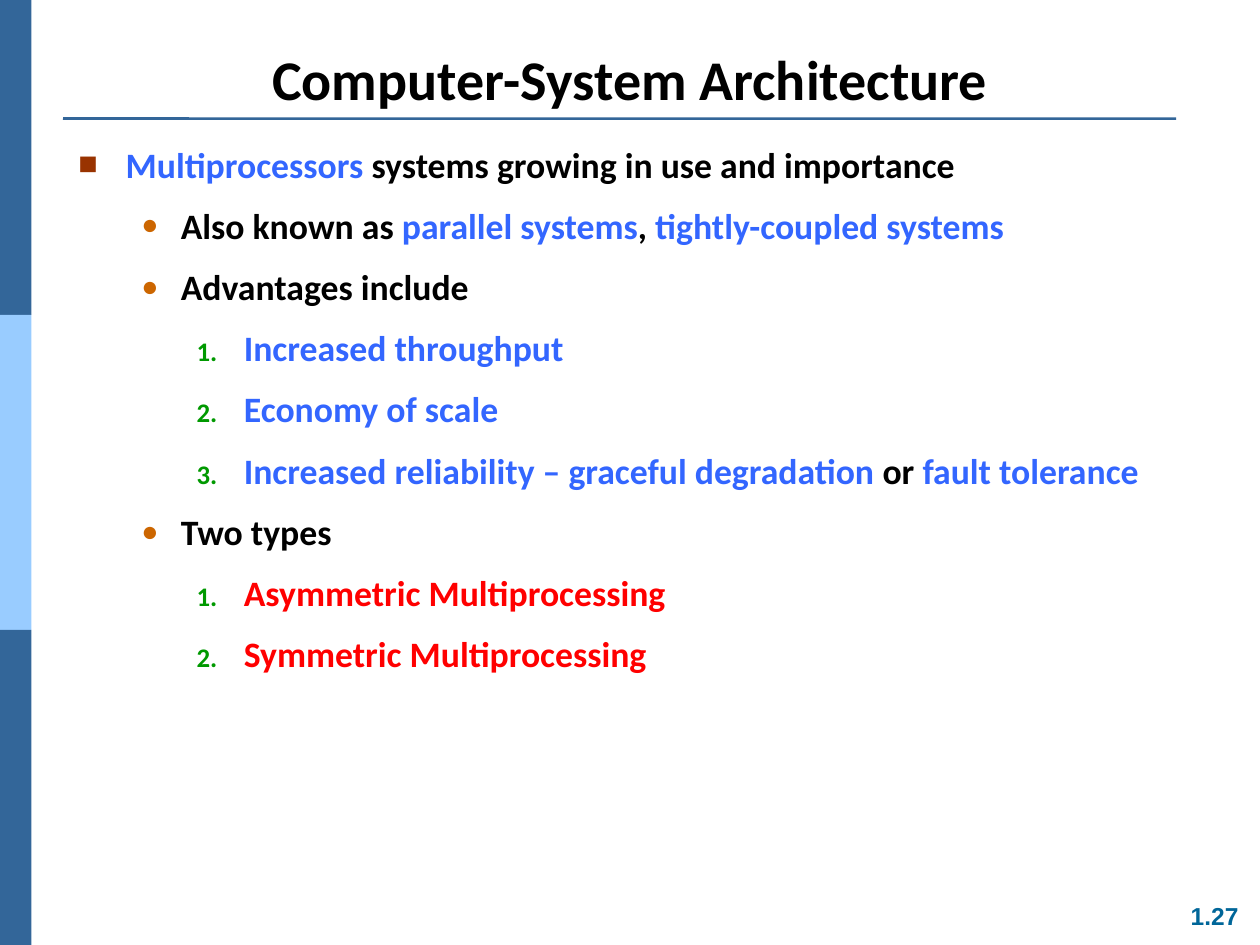
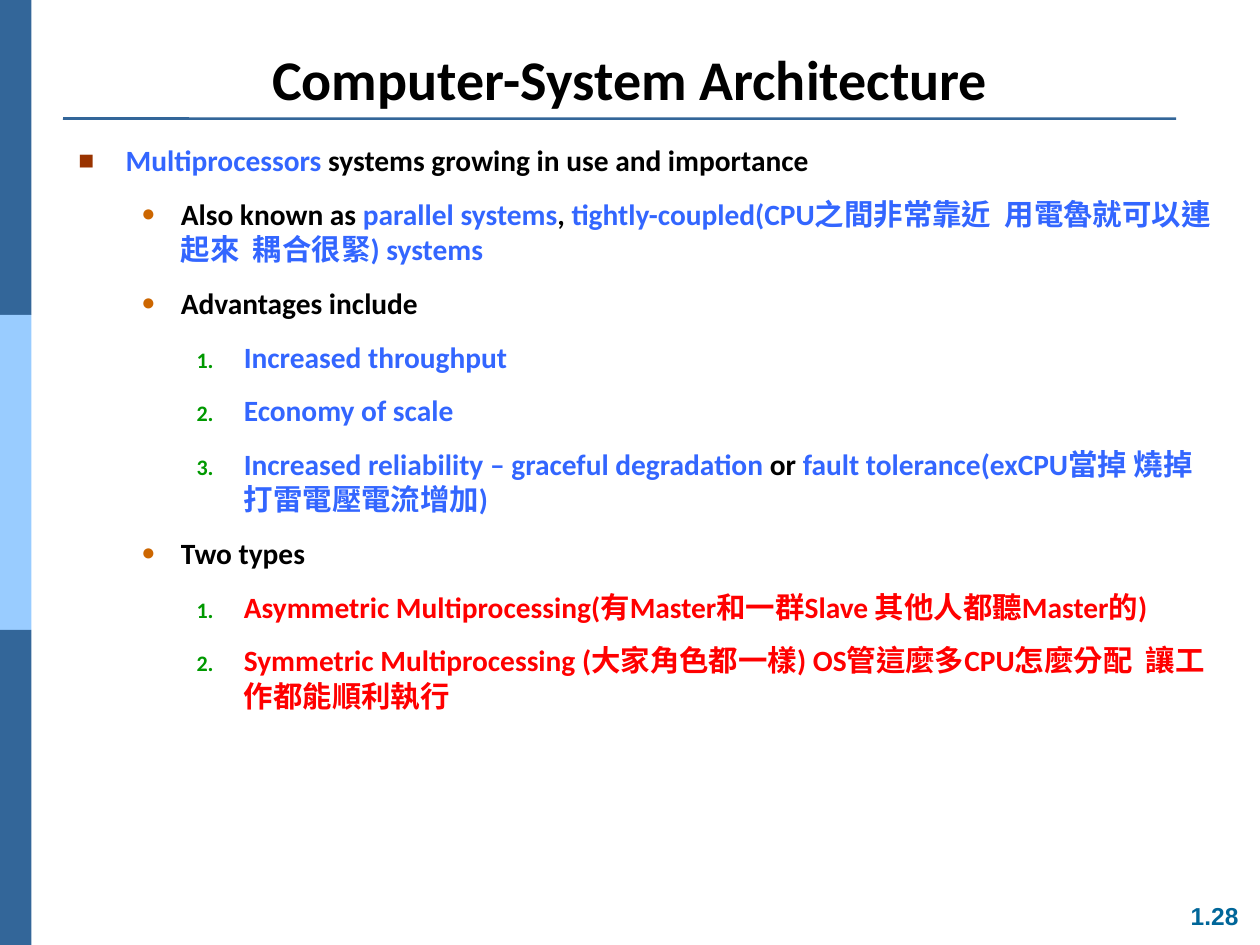
Before and after one commit to Yang09701194/OS_Learning, a slide deck: slide 28 of ch01.ppt (slide 27 before the commit). Drawn at 1260x945 pixels with LibreOffice and Linux fonts; fonts in the diff are those of the drawing. Boxes give left, top, right and bottom in pixels: in the first picture for what was removed or moved away, otherwise in the second. Text is boxed around its words. In the diff, an @@ line names an element or a change of style, - is before the commit and + after.

Commit message:
20200315

```diff
--- a/ch01.ppt
+++ b/ch01.ppt
@@ text at (126,150,808,569): size 20.4 to 16.8 pt in "Multiprocessors systems growing in use and importance", "Advantages include", "Increased throughput", "Economy of scale" and 1 more places @@
@@ text at (181,200,1211,265): text changed; size 20.4 to 16.8 pt @@
-  ● Also known as parallel systems, tightly-coupled systems
+  ● Also known as parallel systems, tightly-coupled(CPU之間非常靠近 用電魯就可以連起來 耦合很緊) systems
@@ text at (244,450,1193,514): text changed; size 20.4 to 16.8 pt @@
-    3. Increased reliability – graceful degradation or fault tolerance
+    3. Increased reliability – graceful degradation or fault tolerance(exCPU當掉 燒掉 打雷電壓電流增加)
@@ text at (244,593,1205,710): text changed; size 20.4 to 16.8 pt @@
-    1. Asymmetric Multiprocessing
-    2. Symmetric Multiprocessing
+    1. Asymmetric Multiprocessing(有Master和一群Slave 其他人都聽Master的)
+    2. Symmetric Multiprocessing (大家角色都一樣) OS管這麼多CPU怎麼分配 讓工作都能順利執行
@@ page number at (1191,908,1239,926): text changed @@
-1.27
+1.28
```
Also in this commit, not shown: 5 other slides changed, 2 slides added.
